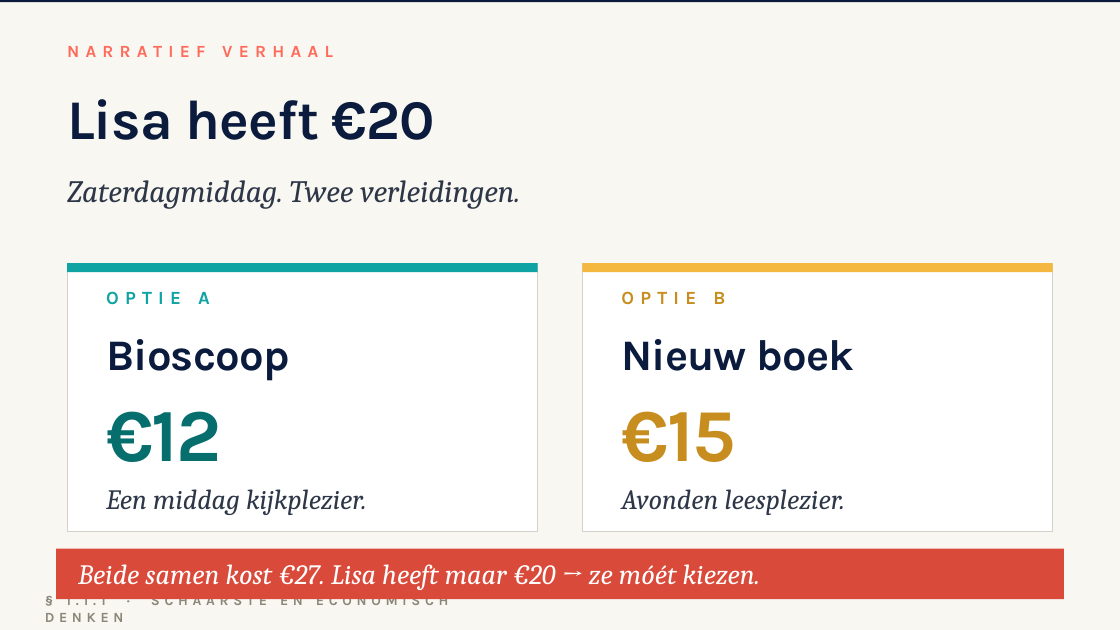
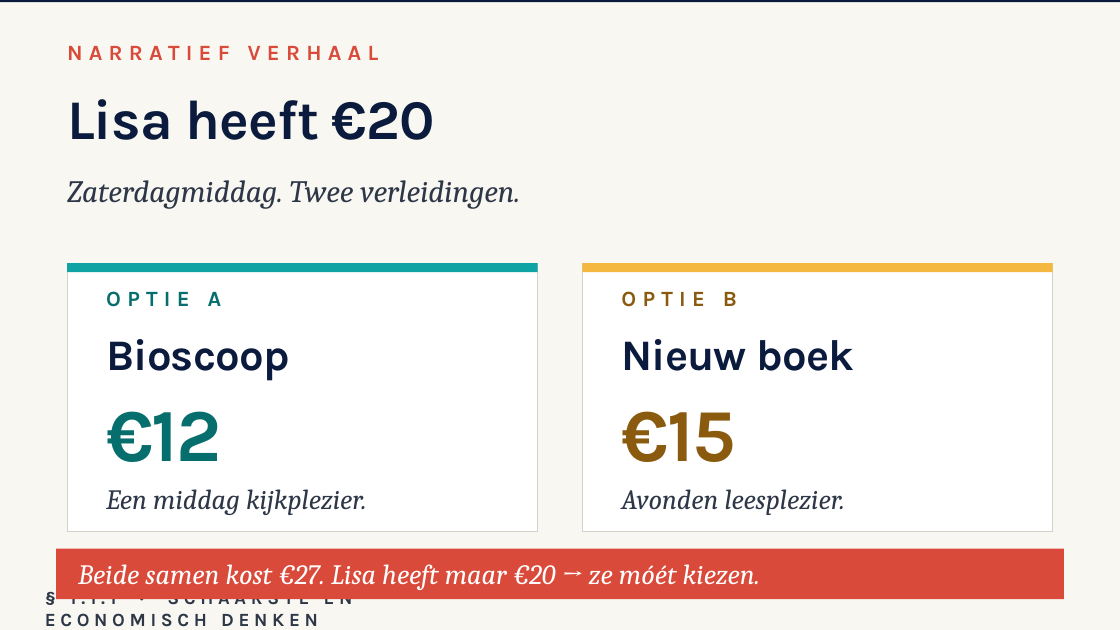
Before and after one commit to meijer1973/4veco-lessen, a slide deck: slide 2 of Boek 1 - Grondslagen, vraag en aanbod/1.1 Hoofdstuk Economisch denken en rekenen/1.1.1 Schaarste en economisch denken/1.1.1 Schaarste en economisch denken – presentatie.pptx. Drawn at 1120x630 pixels with LibreOffice and Linux fonts; fonts in the diff are those of the drawing. Boxes give left, top, right and bottom in pixels: in the first picture for what was removed or moved away, otherwise in the second. Text is boxed around its words. In the diff, an @@ line names an element or a change of style, - is before the commit and + after.

```diff
--- a/Boek 1 - Grondslagen, vraag en aanbod/1.1 Hoofdstuk Economisch denken en rekenen/1.1.1 Schaarste en economisch denken/1.1.1 Schaarste en economisch denken – presentatie.pptx
+++ b/Boek 1 - Grondslagen, vraag en aanbod/1.1 Hoofdstuk Economisch denken en rekenen/1.1.1 Schaarste en economisch denken/1.1.1 Schaarste en economisch denken – presentatie.pptx
@@ text "NARRATIEF VERHAAL" at (67,46,379,60): size 11 to 14 pt, text colour #FF6B5B to #D94A3A @@
@@ text "OPTIE A" at (106,291,222,307): size 12 to 14 pt, text colour #0FA3A3 to #076E6E @@
@@ text "OPTIE B" at (621,291,737,307): size 12 to 14 pt, text colour #C78E1F to #8A5A0E @@
@@ text "€15" at (621,411,735,462): text colour #C78E1F to #8A5A0E @@
@@ text "§ 1.1.1 · SCHAARSTE EN ..." at (45,599,353,627): size 9 to 12 pt, text colour #8B8779 to #2D3748 @@
```
Also in this commit, not shown: 8 other slides changed.
